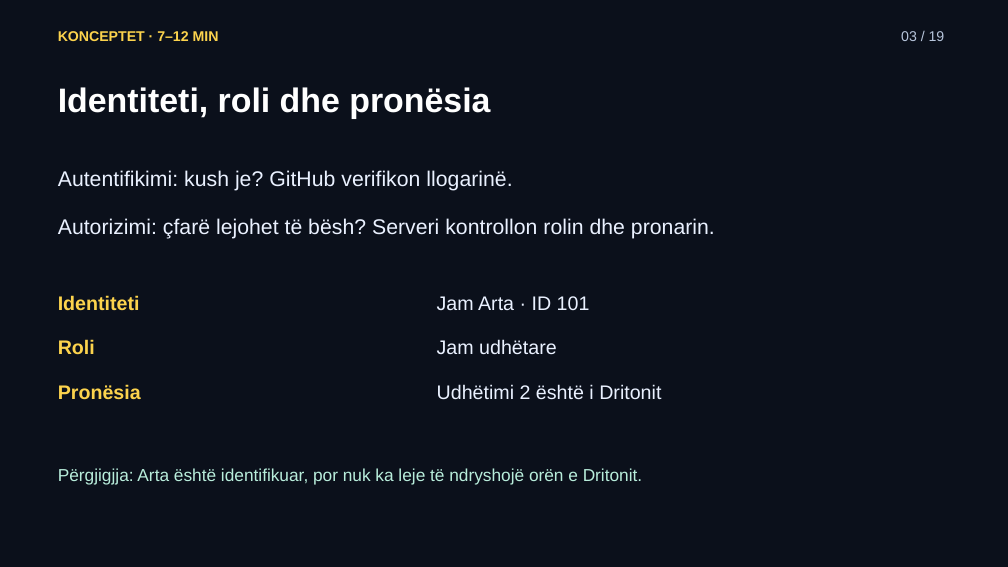
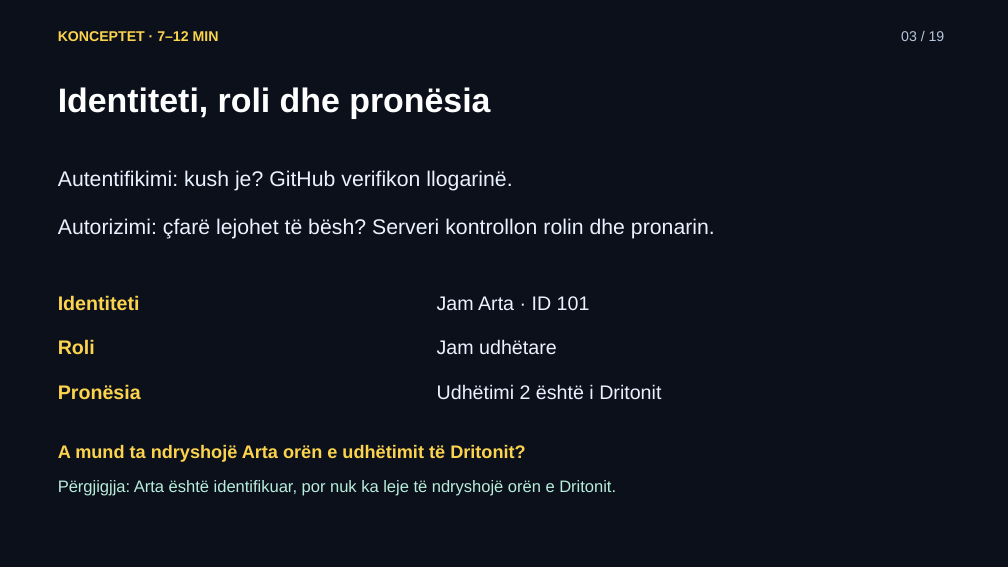
Before and after one commit to arbenl/arbenl.github.io, a slide deck: slide 3 of lendet/2026-2027/mobile/lectures/ligjerata-05-hyrja-lejet-rideshare-2026.pptx. Drawn at 1008x567 pixels with LibreOffice and Linux fonts; fonts in the diff are those of the drawing. Boxes give left, top, right and bottom in pixels: in the first picture for what was removed or moved away, otherwise in the second. Text is boxed around its words. In the diff, an @@ line names an element or a change of style, - is before the commit and + after.

```diff
--- a/lendet/2026-2027/mobile/lectures/ligjerata-05-hyrja-lejet-rideshare-2026.pptx
+++ b/lendet/2026-2027/mobile/lectures/ligjerata-05-hyrja-lejet-rideshare-2026.pptx
@@ text added at (58, 445, 526, 462), 17.2 pt, text #FCD34D, bold @@
+A mund ta ndryshojë Arta orën e udhëtimit të Dritonit?
@@ text "Përgjigjja: Arta është identifikuar, por ...": place and size @@
-text "Përgjigjja: Arta është identifikuar, por ..." at (58, 468, 643, 485)
+text "Përgjigjja: Arta është identifikuar, por ..." at (58, 480, 616, 496)
@@ text "Përgjigjja: Arta është identifikuar, por ..." at (58, 480, 616, 496): size 16.5 to 15.8 pt @@
```
Also in this commit, not shown: 10 other slides changed, 9 other files.
